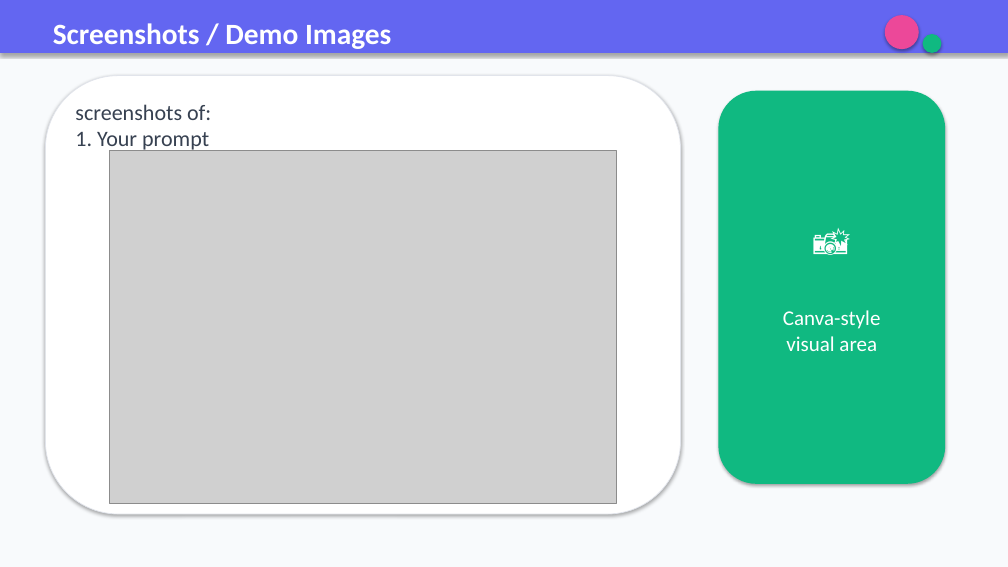
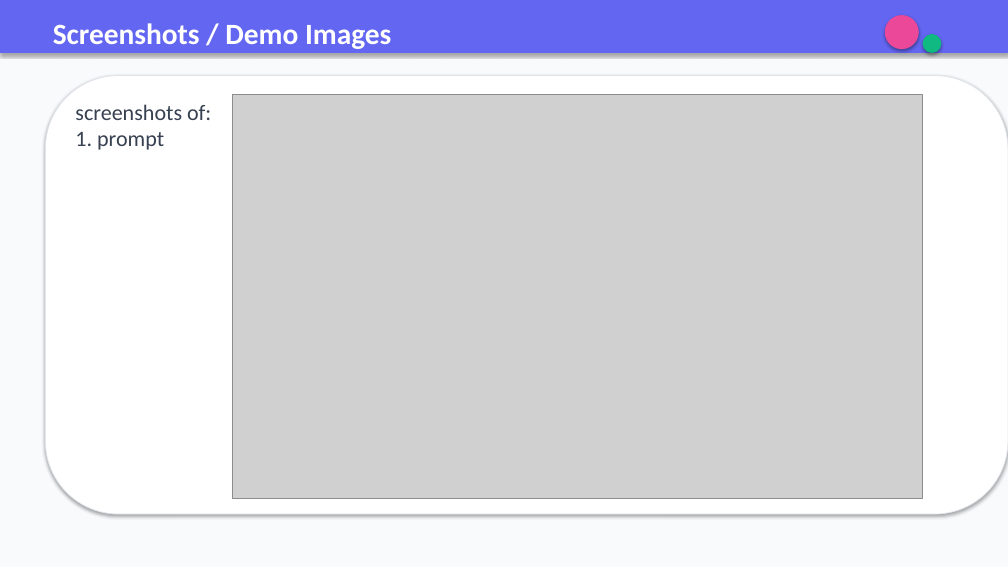
Before and after one commit to vaishnavipanchal9/story-Idea-Generator., a slide deck: slide 6 of stry prompt vp.pptx. Drawn at 1008x567 pixels with LibreOffice and Linux fonts; fonts in the diff are those of the drawing; grey boxes stand for pictures. Boxes give left, top, right and bottom in pixels: in the first picture for what was removed or moved away, otherwise in the second. Text is boxed around its words. In the diff, an @@ line names an element or a change of style, - is before the commit and + after.

```diff
--- a/stry prompt vp.pptx
+++ b/stry prompt vp.pptx
@@ rounded rectangle: place and size @@
-rounded rectangle at box(45, 76, 681, 514)
+rounded rectangle at box(45, 76, 1008, 514)
@@ picture: place and size @@
-picture at box(110, 150, 616, 504)
+picture at box(232, 95, 923, 498)
@@ rounded rectangle removed at box(718, 91, 945, 484) @@
-📸
-Canva-style
-visual area
@@ text at box(75, 132, 164, 150): text changed @@
-1. Your prompt
+1. prompt
```
Also in this commit, not shown: 6 other slides changed, 1 slide added.
